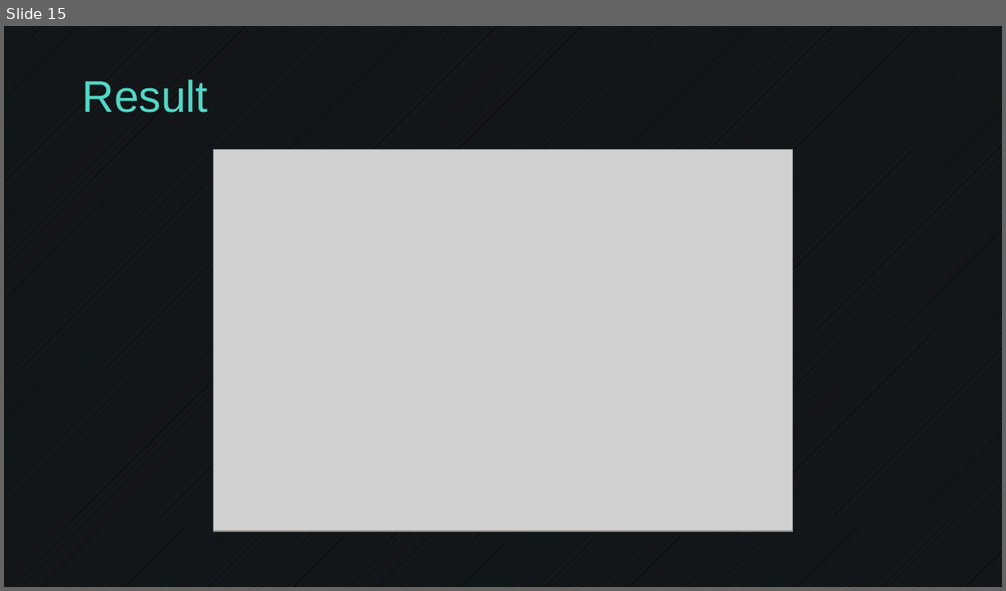
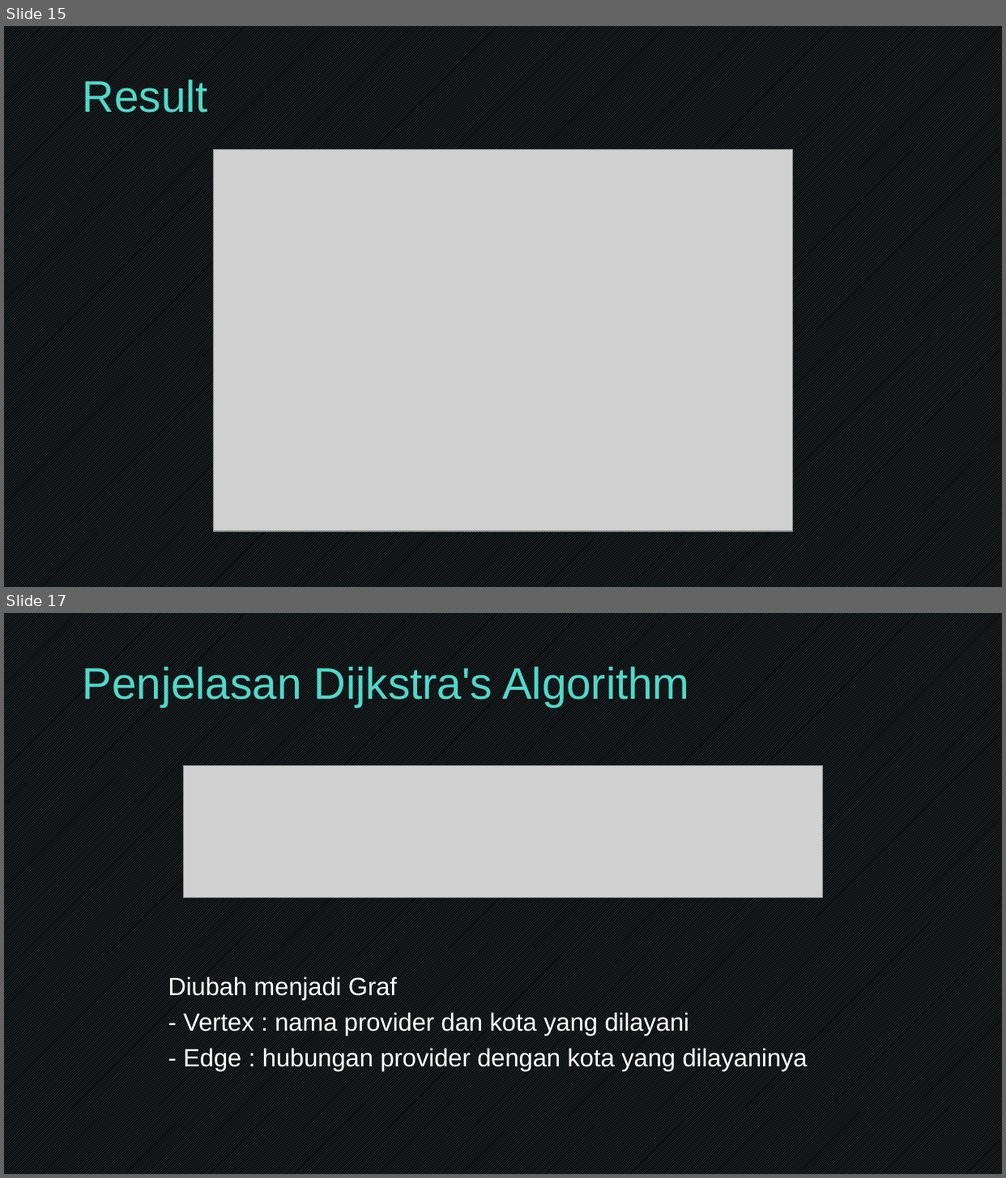
Before and after one commit to dellahera/Transportation-Management, a slide deck: Presentasi Final Project.pptx. Shown one above the other, each under a label of ours: slide 15 before the commit, slides 15 and 17 after it; the slides between them are not shown. The pictures are 1006x591 and 1006x1178 pixels, drawn with LibreOffice and Linux fonts; fonts in the diff are those of the drawing; grey boxes stand for pictures; background and template pictures are left out. Boxes give left, top, right and bottom in pixels: in the first picture for what was removed or moved away, otherwise in the second. Text is boxed around its words. In the diff, an @@ line names an element or a change of style, - is before the commit and + after.

Commit message:
add dijkstra to ppt

```diff
--- a/Presentasi Final Project.pptx
+++ b/Presentasi Final Project.pptx
@@ slide 17 added at [4, 613, 1002, 1174], background #FFFFFF; not listed: 1 template element that a slide beside it also shows @@
@@ title added at [83, 666, 689, 707], 32 pt, text #50D8C8 @@
+Penjelasan Dijkstra's Algorithm
@@ picture added at [184, 765, 822, 897] @@
@@ text added at [168, 977, 808, 1071], 18 pt, text #FFFFFF @@
+Diubah menjadi Graf
+- Vertex : nama provider dan kota yang dilayani
+- Edge : hubungan provider dengan kota yang dilayaninya
```
Also in this commit, not shown: 1 slide changed, 6 other slides added.
